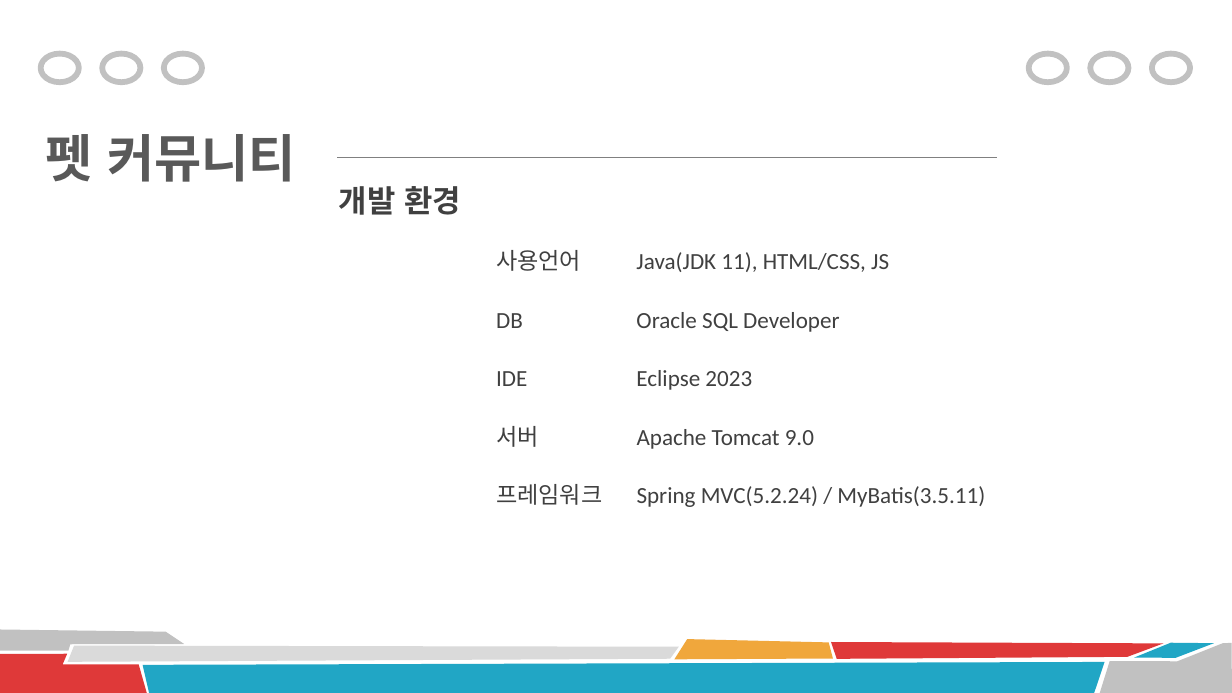
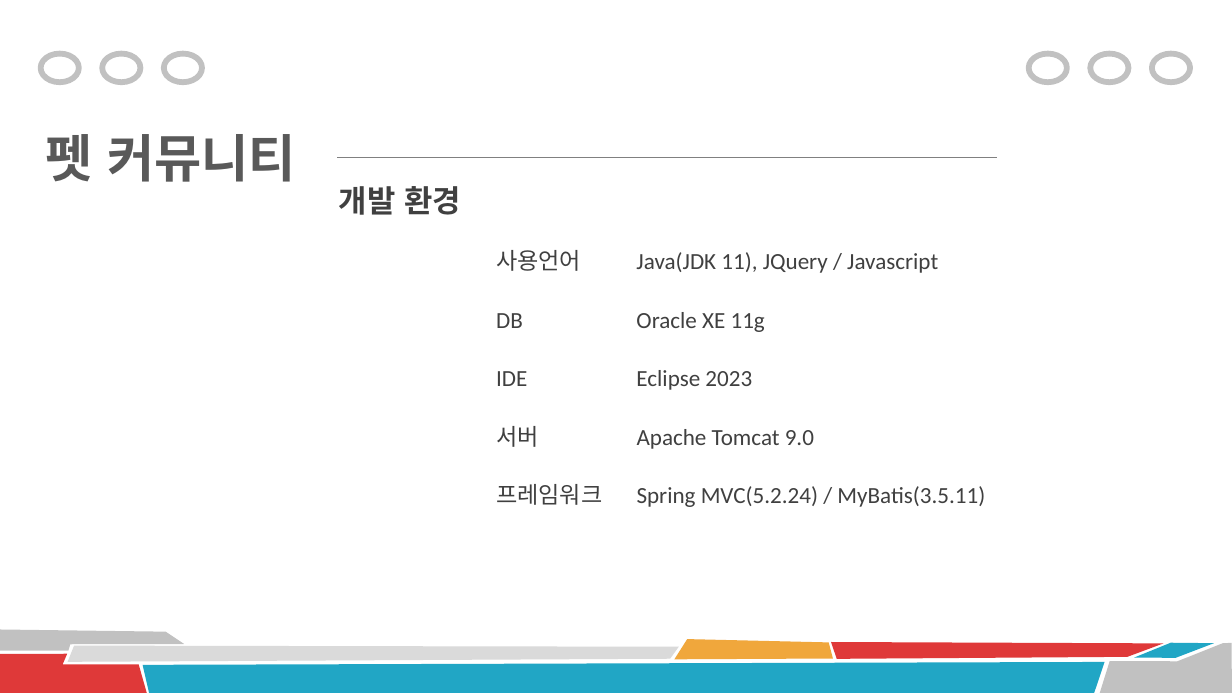
Before and after one commit to Peaceful-LHJ/Project_Board, a slide deck: slide 3 of ProjectDocument/Portfolio_Project.pptx. Drawn at 1232x693 pixels with LibreOffice and Linux fonts; fonts in the diff are those of the drawing. Boxes give left, top, right and bottom in pixels: in the first picture for what was removed or moved away, otherwise in the second. Text is boxed around its words. In the diff, an @@ line names an element or a change of style, - is before the commit and + after.

```diff
--- a/ProjectDocument/Portfolio_Project.pptx
+++ b/ProjectDocument/Portfolio_Project.pptx
@@ text at (x1=636, y1=252, x2=938, y2=273): text changed @@
-Java(JDK 11), HTML/CSS, JS
+Java(JDK 11), JQuery / Javascript
@@ text at (x1=636, y1=312, x2=765, y2=332): text changed @@
-Oracle SQL Developer
+Oracle XE 11g
```
Also in this commit, not shown: 10 other slides changed, 1 other file.
